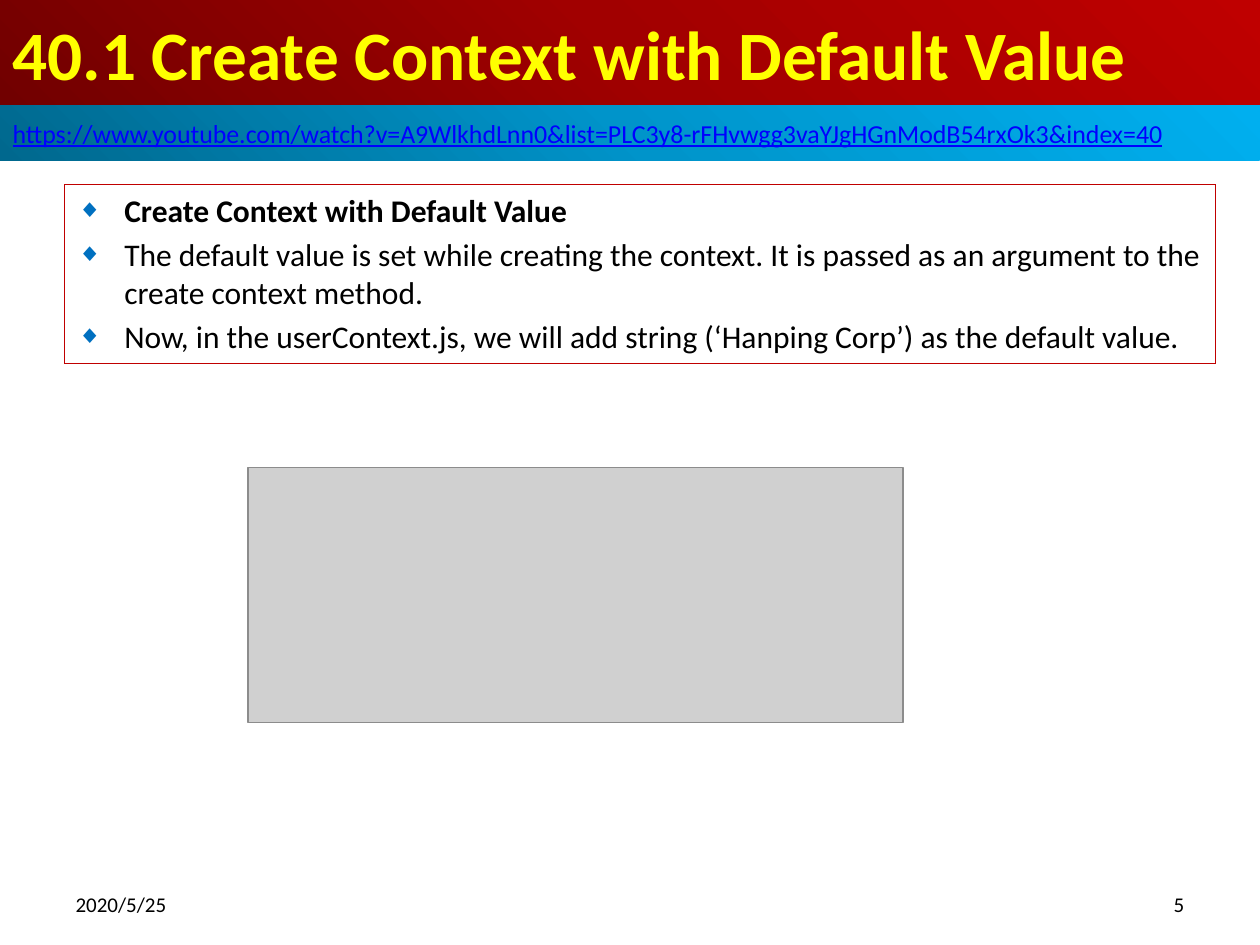
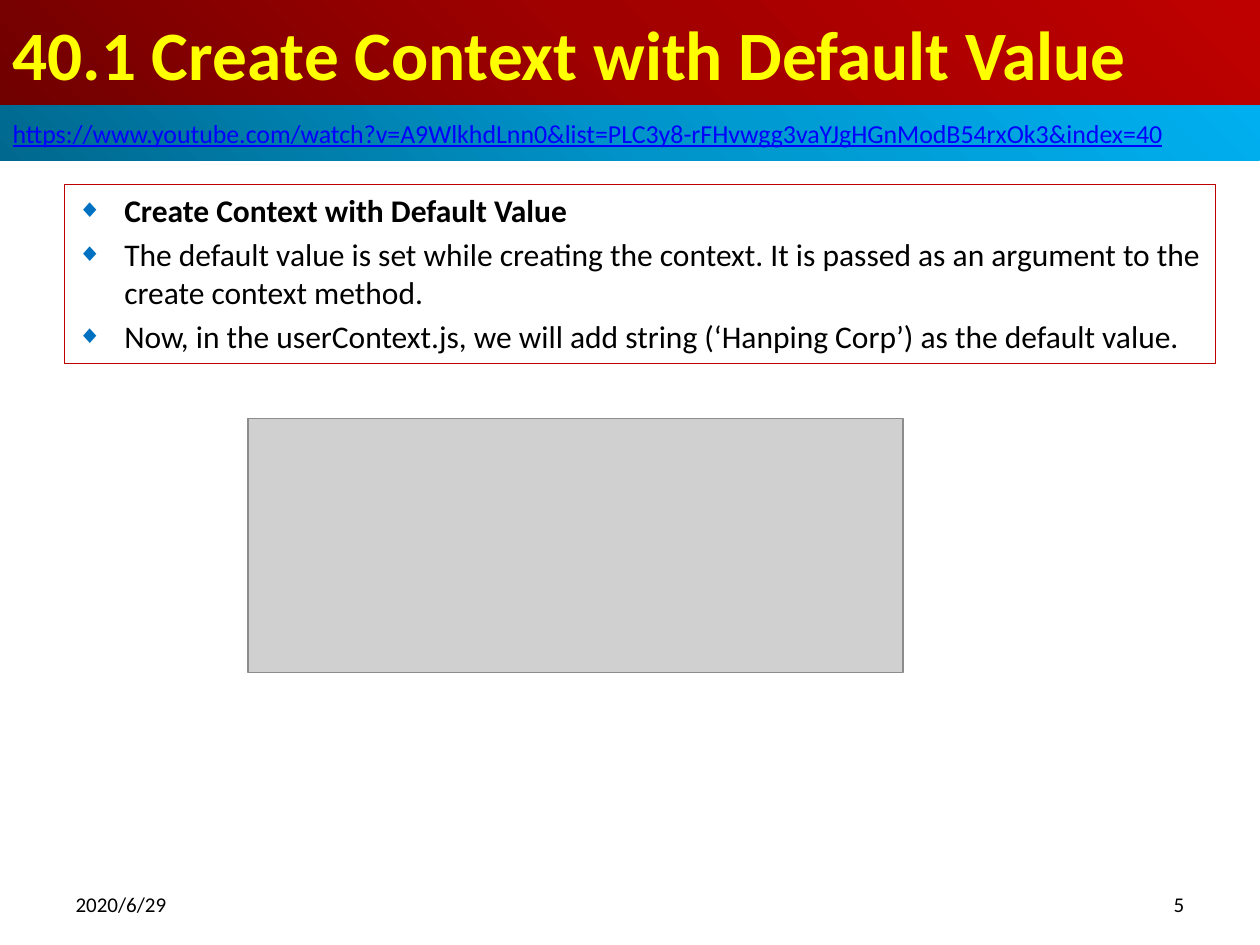
Before and after one commit to peterhchen/800-React-Hook, a slide deck: slide 5 of 40_Context3.pptx. Drawn at 1260x945 pixels with LibreOffice and Linux fonts; fonts in the diff are those of the drawing; grey boxes stand for pictures. Boxes give left, top, right and bottom in pixels: in the first picture for what was removed or moved away, otherwise in the second. Text is boxed around its words. In the diff, an @@ line names an element or a change of style, - is before the commit and + after.

```diff
--- a/40_Context3.pptx
+++ b/40_Context3.pptx
@@ picture moved from (x1=248, y1=467, x2=903, y2=722) to (x1=248, y1=418, x2=903, y2=673) @@
@@ text at (x1=76, y1=897, x2=167, y2=913): text changed @@
-2020/5/25
+2020/6/29
```
Also in this commit, not shown: 21 other slides changed, 2 slides added.
